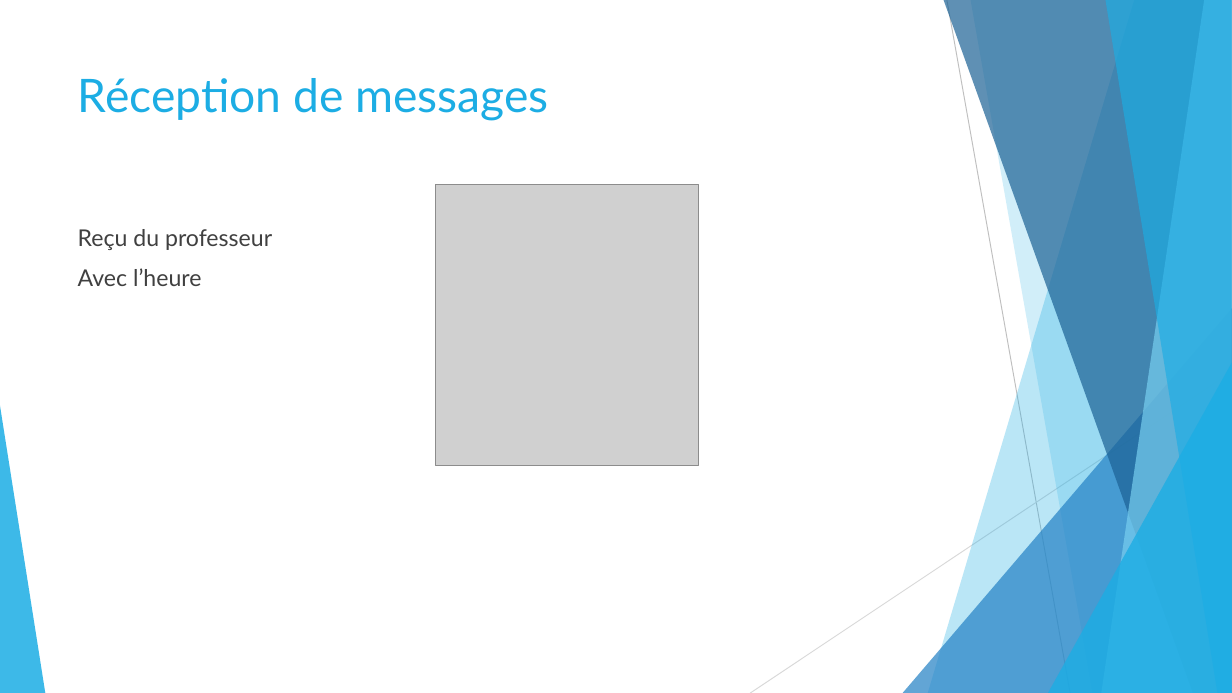
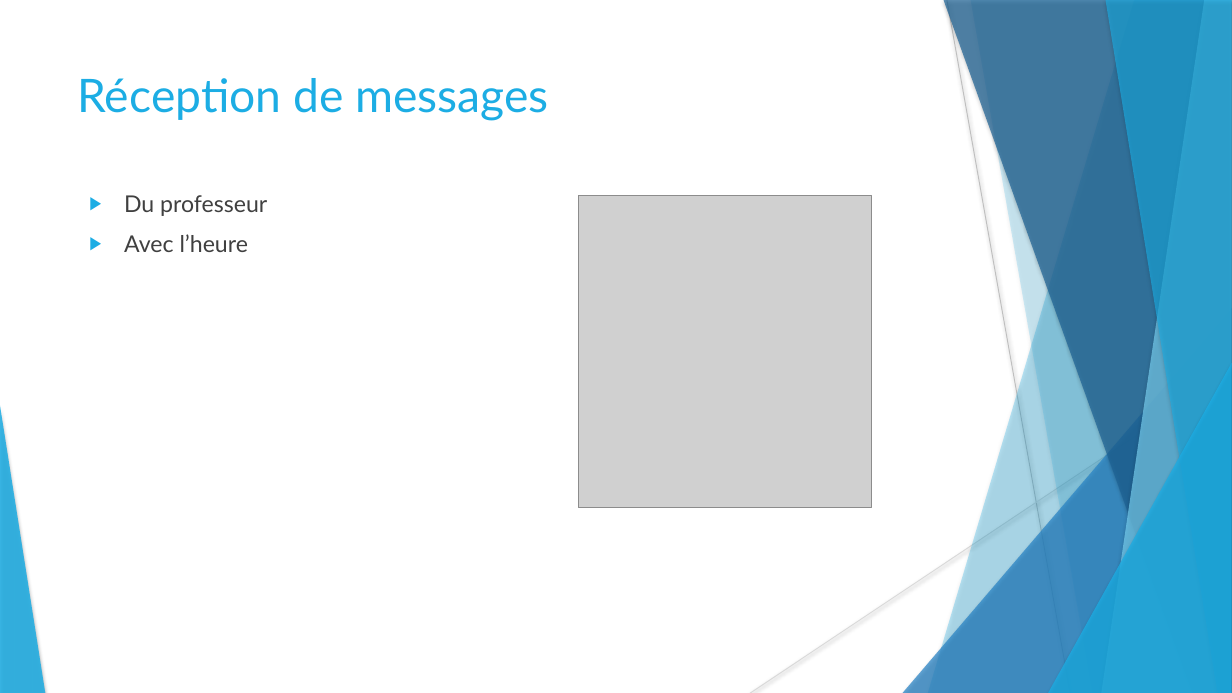
Before and after one commit to stany24/Imepro, a slide deck: slide 10 of Planification/Imepro.pptx. Drawn at 1232x693 pixels with LibreOffice and Linux fonts; fonts in the diff are those of the drawing; grey boxes stand for pictures. Boxes give left, top, right and bottom in pixels: in the first picture for what was removed or moved away, otherwise in the second. Text is boxed around its words. In the diff, an @@ line names an element or a change of style, - is before the commit and + after.

```diff
--- a/Planification/Imepro.pptx
+++ b/Planification/Imepro.pptx
@@ freeform shape at (x1=970, y1=0, x2=1232, y2=693): shadow on; outline redrawn @@
@@ text "Du professeur" moved from (x1=78, y1=229, x2=272, y2=286) to (x1=124, y1=195, x2=267, y2=252) @@
@@ text at (x1=124, y1=195, x2=267, y2=216): text changed @@
-Reçu du professeur
+▶ Du professeur
@@ picture resized from (x1=435, y1=185, x2=699, y2=466) to (x1=579, y1=195, x2=872, y2=507) @@
@@ text at (x1=124, y1=234, x2=248, y2=252): bullet none to ▶ @@
@@ shadow on in 7 elements at (x1=928, y1=0, x2=1232, y2=693), (x1=903, y1=308, x2=1232, y2=693), (x1=944, y1=0, x2=1232, y2=693), (x1=1102, y1=0, x2=1232, y2=693), (x1=1105, y1=0, x2=1232, y2=693), (x1=1048, y1=363, x2=1232, y2=693), (x1=0, y1=406, x2=45, y2=693) @@
```
Also in this commit, not shown: 27 other slides changed, 5 slides added, 1 slide removed, 1 other file.
